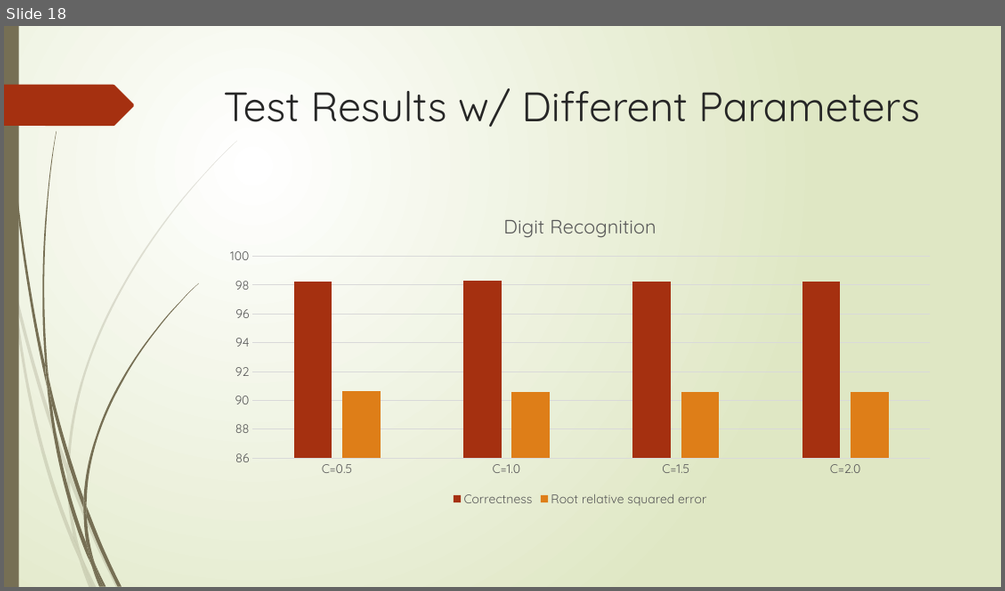
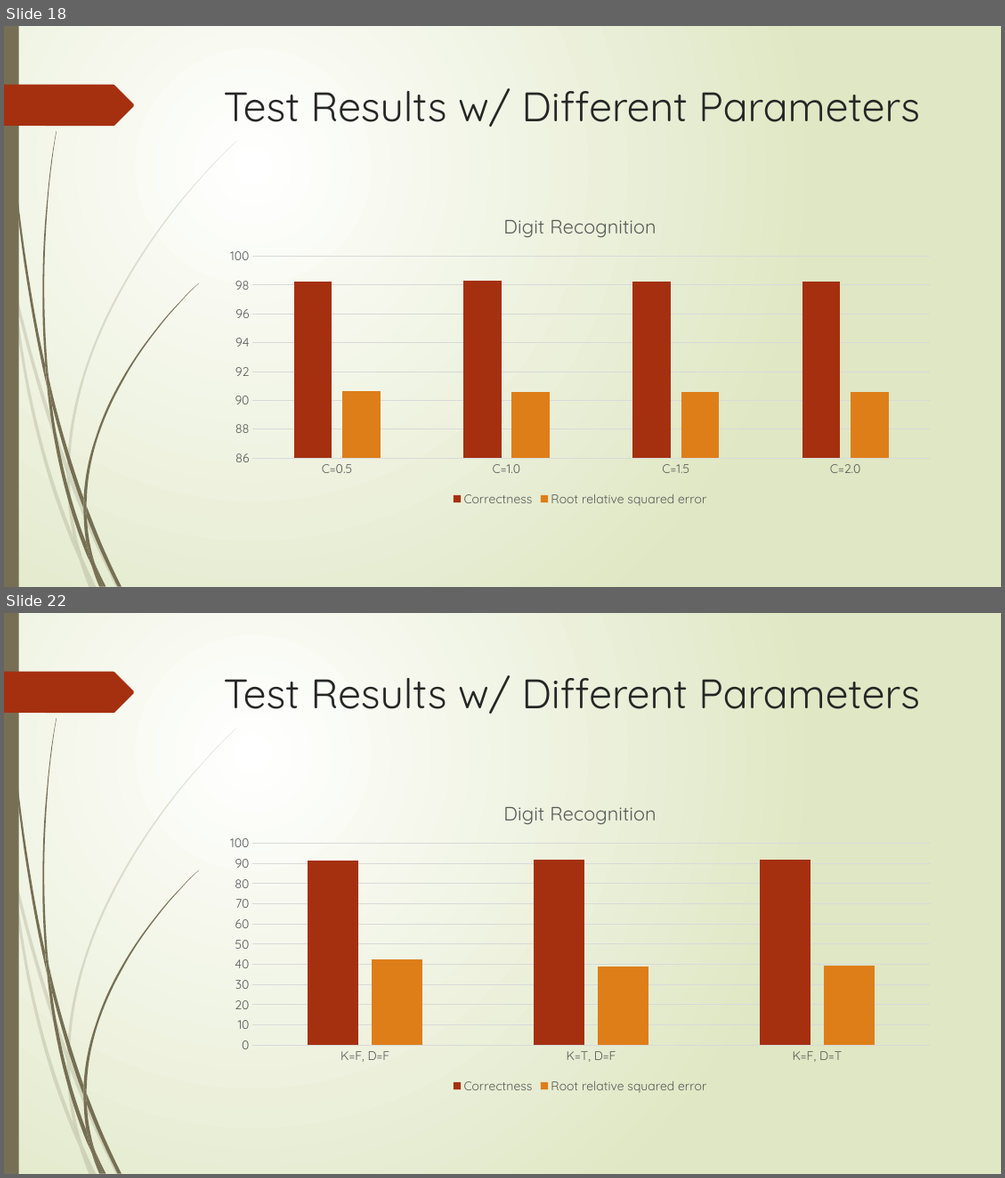
Before and after one commit to XiaokuanOSU/AI2report, a slide deck: PPTGroup10.pptx. Shown one above the other, each under a label of ours: slide 18 before the commit, slides 18 and 22 after it; the slides between them are not shown. The pictures are 1005x591 and 1005x1178 pixels, drawn with LibreOffice and Linux fonts; fonts in the diff are those of the drawing. Boxes give left, top, right and bottom in pixels: in the first picture for what was removed or moved away, otherwise in the second. Text is boxed around its words. In the diff, an @@ line names an element or a change of style, - is before the commit and + after.

```diff
--- a/PPTGroup10.pptx
+++ b/PPTGroup10.pptx
@@ slide 22 added at <box>4,613,1001,1174</box>, background gradient #FFFFFF to #DFE8C4; not listed: 24 template elements that a slide beside it also shows @@
@@ title added at <box>224,675,920,714</box>, 39.6 pt, text #262626 @@
+Test Results w/ Different Parameters
@@ column chart added at <box>216,787,945,1096</box> @@
+title "Digit Recognition "
+categories: K=F, D=F, K=T, D=F, K=F, D=T
+Correctness: 91, 92, 92
+Root relative squared error: 42, 39, 39
```
Also in this commit, not shown: 3 slides changed, 3 other slides added.
